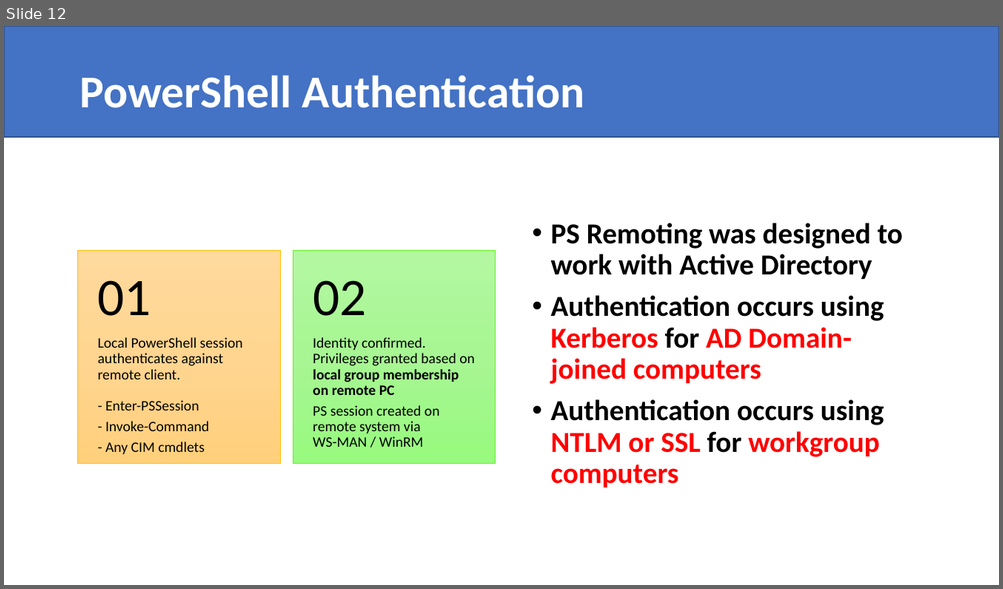
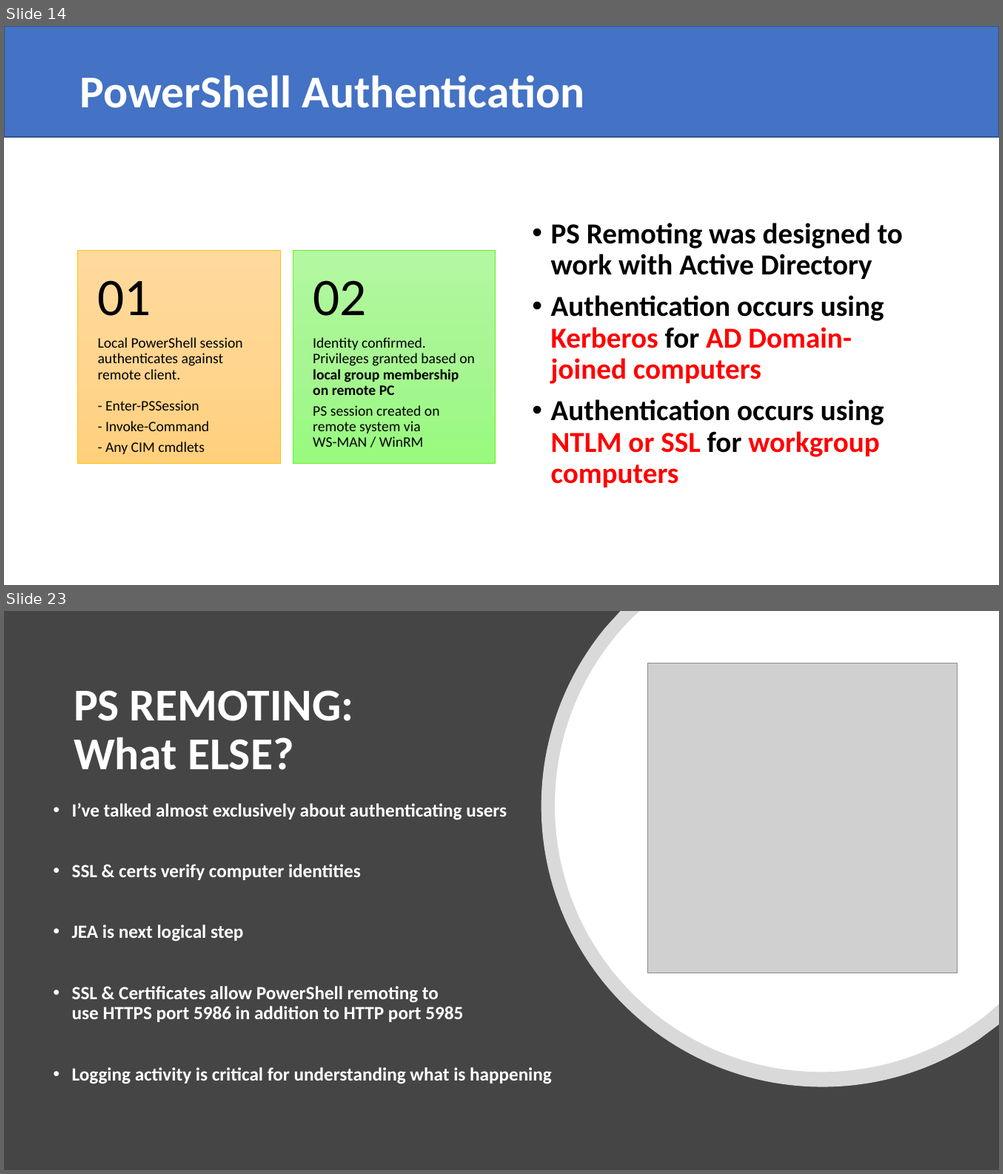
Before and after one commit to compwiz32/Presentations, a slide deck: 2019-11 RTPSUG/Configuring PSRemoting security and logging.pptx. Shown one above the other, each under a label of ours: slide 12 before the commit, slides 14 and 23 after it; the slides between them are not shown. The pictures are 1003x589 and 1003x1174 pixels, drawn with LibreOffice and Linux fonts; fonts in the diff are those of the drawing; grey boxes stand for pictures. Boxes give left, top, right and bottom in pixels: in the first picture for what was removed or moved away, otherwise in the second. Text is boxed around its words. In the diff, an @@ line names an element or a change of style, - is before the commit and + after.

```diff
--- a/2019-11 RTPSUG/Configuring PSRemoting security and logging.pptx
+++ b/2019-11 RTPSUG/Configuring PSRemoting security and logging.pptx
@@ slide 23 added at [4,611,999,1170], background #454545 @@
@@ freeform shape added at [541,611,999,1088], fill #FFFFFF at 80% opacity @@
@@ freeform shape added at [555,611,999,1072], fill #FFFFFF @@
@@ picture added at [647,664,957,973] @@
@@ title added at [74,690,353,770], 44 pt, text #FFFFFF, bold @@
+PS REMOTING:
+What ELSE?
@@ text added at [72,803,552,1085], 18 pt, text #FFFFFF, bold @@
+• I’ve talked almost exclusively about authenticating users
+• SSL & certs verify computer identities
+• JEA is next logical step
+• SSL & Certificates allow PowerShell remoting to
+  use HTTPS port 5986 in addition to HTTP port 5985
+• Logging activity is critical for understanding what is happening
@@ what was slide 12 is now slide 14 @@
```
Also in this commit, not shown: 6 slides changed, 28 other slides added, 1 slide removed, 1 other file.
